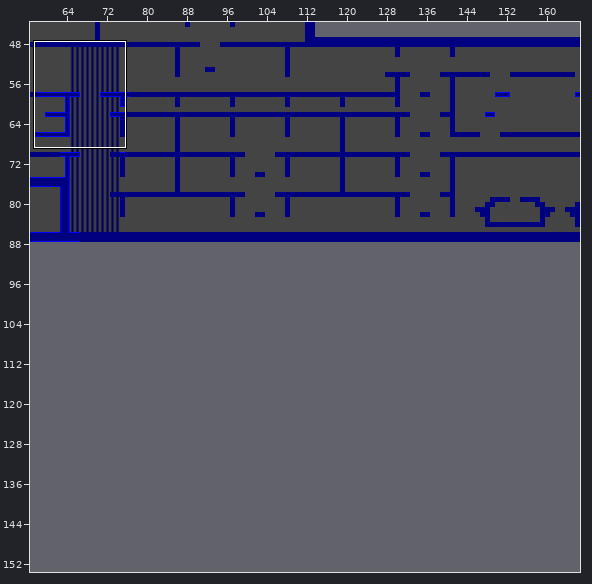
Tiled map, stored at public/map.tmx. Above: a wide view before the commit, with the close-up outlined.
Close-up. First the earlier version:
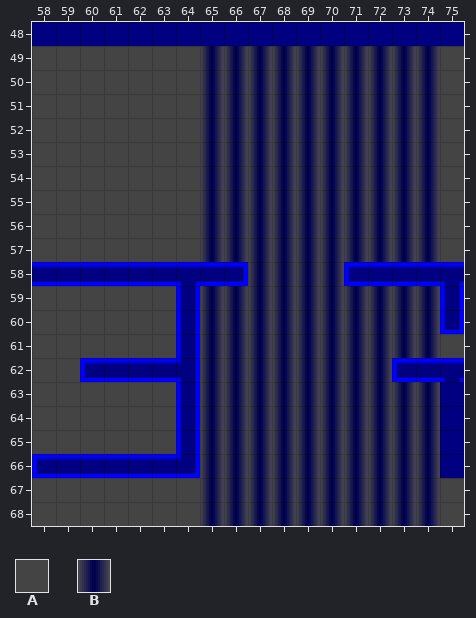
Cells are 32x32 px. Shown: x 58..75, y 48..68. The commit also changed other parts of the map, which this record leaves out.
Key: from "tiles": A 16, B 17.
_ is an empty cell, # one hidden under a higher layer.
Layers that did not change in this view are not listed.
Layer "background" before, first column x 58:
48 ##################
49 AAAAAAABBBBBBBBBBA
50 AAAAAAABBBBBBBBBBA
51 AAAAAAABBBBBBBBBBA
52 AAAAAAABBBBBBBBBBA
53 AAAAAAABBBBBBBBBBA
54 AAAAAAABBBBBBBBBBA
55 AAAAAAABBBBBBBBBBA
56 AAAAAAABBBBBBBBBBA
57 AAAAAAABBBBBBBBBBA
58 #########BBBB#####
59 AAAAAA#BBBBBBBBBB#
60 AAAAAA#BBBBBBBBBB#
61 AAAAAA#BBBBBBBBBBA
62 AA#####BBBBBBBB###
63 AAAAAA#BBBBBBBBBB#
64 AAAAAA#BBBBBBBBBB#
65 AAAAAA#BBBBBBBBBB#
66 #######BBBBBBBBBB#
67 AAAAAAABBBBBBBBBBA
68 AAAAAAABBBBBBBBBBA
The result:
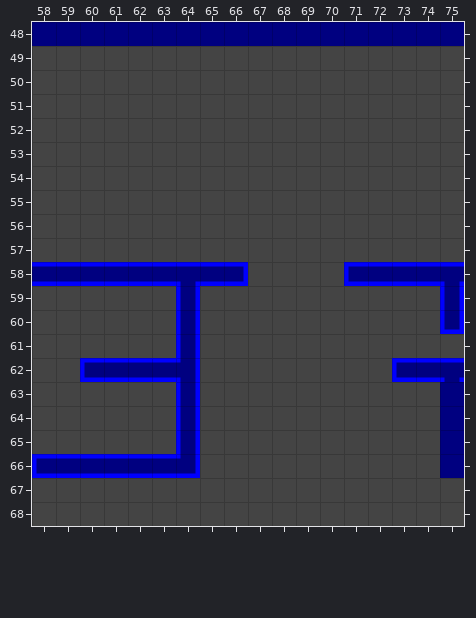
Edits made:
Layer "background":
y 49..57: x 65..74 BBBBBBBBBB -> AAAAAAAAAA
y 58: x 67..70 BBBB -> AAAA
y 59..61: x 65..74 BBBBBBBBBB -> AAAAAAAAAA
y 62: x 65..72 BBBBBBBB -> AAAAAAAA
y 63..68: x 65..74 BBBBBBBBBB -> AAAAAAAAAA
